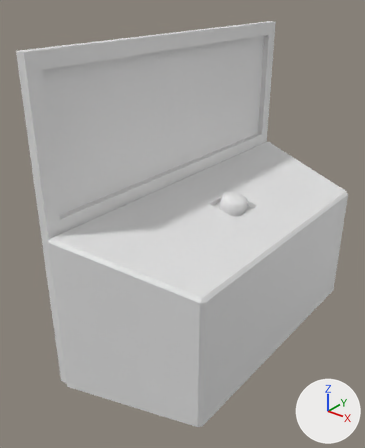
The FBX model Assets/Graphics/DTA.fbx: old version first, new version second.
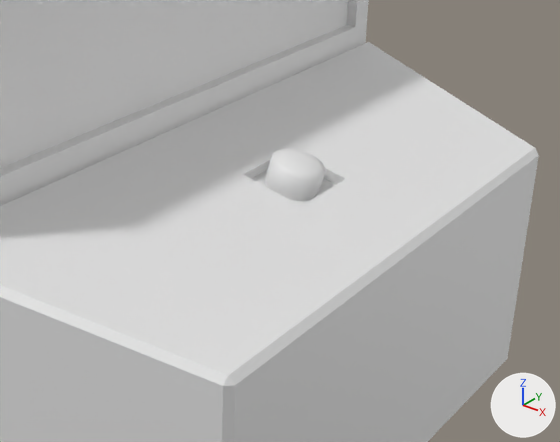
Old and new are each drawn whole from a 50 mm lens placed at (3.83, -6.03, 4.31), pointed at (-0.53, -0.59, 0.94) and again close up on the part from 26% to 98% of the width and 27% to 74% of the height. The lights are fixed; the arrows at lower right show +X, +Y and +Z. Where no turn or scale is listed for an object, it has been applied to the vertices.

The older version as bpy lines, for what is in view:
```python
me_circle = bpy.data.meshes.new('Circle')
me_circle.from_pydata(...)  # 129 vertices, 128 faces; spans x -0.262..0.192, y -0.199..0.199, z -0.302..0.068
me_cube = bpy.data.meshes.new('Cube')
me_cube.from_pydata(...)  # 44 vertices, 42 faces; spans x -1.14..1.0, y -2.72..2.72, z -1.0..3.61
# faces by material slot: [41, 1]
me_cube.materials.append(mat_material_001)  # white #e7e7e7
me_cube.materials.append(mat_screenmat)  # white #e7e7e7
ob_circle = bpy.data.objects.new('Circle', me_circle)
ob_circle.location = (0.024, 0.001, 1.307)
ob_cube = bpy.data.objects.new('Cube', me_cube)
ob_cube.location = (0.0, 0.0, 0.0)
```
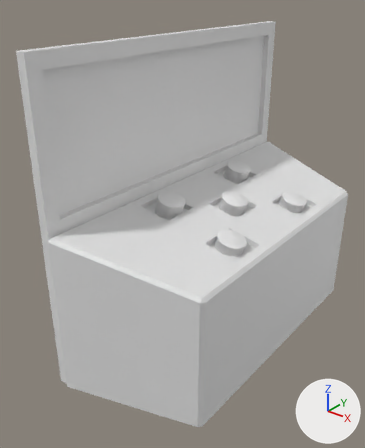
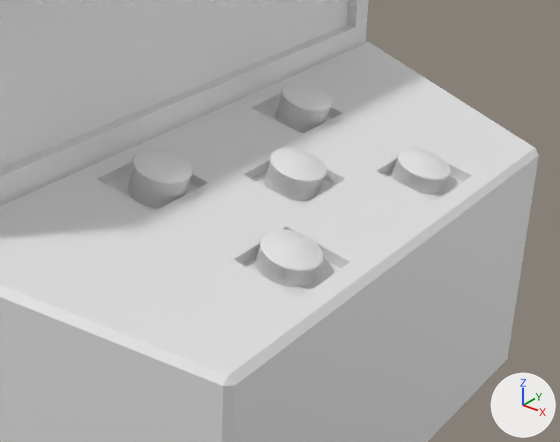
What the commit changed:
me_cube is used by ob_cube; location (0.0, 0.0, 0.0).
me_cube had 44 vertices, 42 faces and spanned x -1.14..1.0, y -2.72..2.72, z -1.0..3.61.
me_cube now has 162 vertices, 146 faces and spans x -1.14..1.0, y -2.72..2.72, z -1.0..3.61.
me_cube part 1: 118 vertices added at x -1.14..1.0, y -2.69..2.69, z -1.0..3.61.
me_circle is used by ob_circle; location (0.024, 0.001, 1.307).
me_circle had 129 vertices, 128 faces and spanned x -0.262..0.192, y -0.199..0.199, z -0.302..0.068.
me_circle now has 225 vertices, 224 faces and spans x -0.262..0.202, y -0.21..0.21, z -0.302..0.068.
Part 2, on me_circle:
32 vertices are removed from x -0.192..0.192, y -0.199..0.199, z -0.054..0.054.
64 faces are deleted.
98 vertices are added at x -0.203..0.202, y -0.21..0.21, z -0.059..0.061.
17 new vertices lie (0.066, 0.0, 0.235) away from vertices in x -0.262..0.066, y -0.195..0.195, z -0.287..-0.195.
13 new vertices lie (0.066, 0.0, 0.234) away from vertices in x -0.205..0.122, y -0.199..0.199, z -0.302..-0.21.
160 new faces join them.
Mesh me_circle_006 is new.
It has 225 vertices, 224 faces and spans x -0.262..0.202, y -0.21..0.21, z -0.302..0.068.
Object 'Circle.006' (ob_circle_006) is new; it shows me_circle_006.
Its location is (-0.498, -0.881, 1.454).
Object 'Circle.002' (ob_circle_002) is new; it shows a copy of me_circle_006.
Its location is (0.562, 0.902, 1.156).
Object 'Circle.003' (ob_circle_003) is new; it shows a copy of me_circle_006.
Its location is (-0.498, 0.901, 1.454).
Object 'Circle.005' (ob_circle_005) is new; it shows a copy of me_circle_006.
Its location is (0.562, -0.881, 1.156).

Location of each change, [x1, y1, x2, y2] in pixels of the close-ups (560 x 442 px):
'Circle.005', added
    after: [255, 229, 324, 287]
'Circle.006', added
    after: [128, 148, 193, 208]
'Circle', reshaped
    before: [264, 149, 326, 201]
    after: [264, 148, 327, 201]
'Circle.003', added
    after: [275, 83, 332, 133]
'Circle.002', added
    after: [392, 148, 451, 194]
part 1 of me_cube, added
    after: [0, 0, 539, 442]
